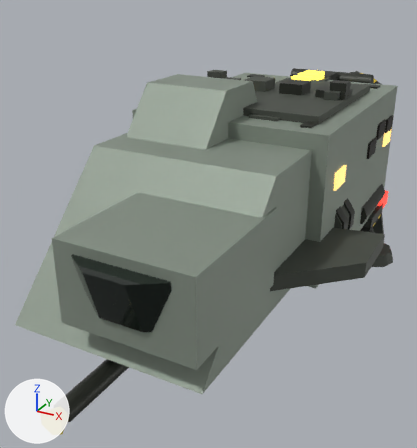
Two versions of the glTF model ref/glb/courier-s.glb, one commit apart.
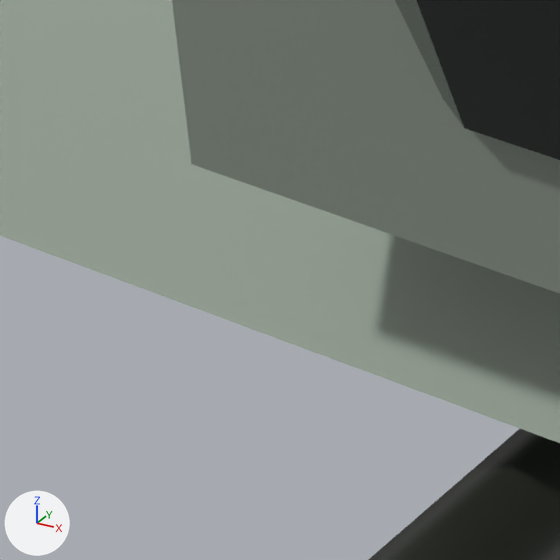
The first picture shows the older version from a camera (50 mm lens) standing at (1.02, -2.4, 1.42) and looking at (-0.18, -0.23, 0.33). The close-ups show the older and then the newer version on the part from 9% to 27% of the width and 67% to 84% of the height of that picture. Only the edits that show in the close-ups are written down. The lights are fixed; the arrows at lower left show +X, +Y and +Z. Where no turn or scale is listed for an object, it has been applied to the vertices.

Names of what the first close-up shows: 'cockpitGlass', 'hullForebody', 'hullNose', 'laserBarrel'.
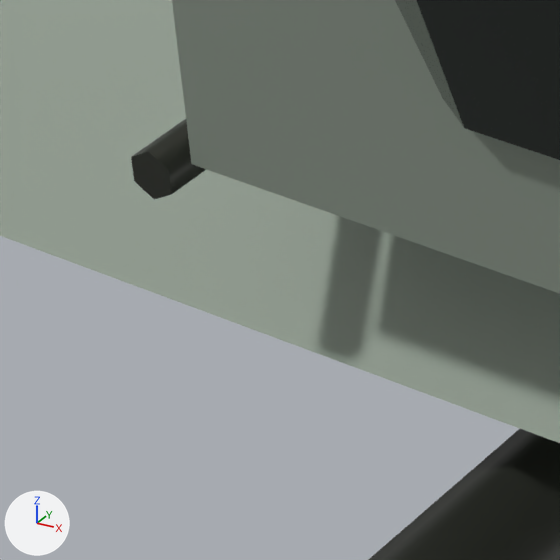
Location of each change, (x1, y1, x2, y2) in pixels of the close-ups (560 x 560 px):
'pitotBoom', added: after (131, 119, 206, 200)

Diff of the bpy script that builds the scene:
```diff
--- a/ref/glb/courier-s.glb.py
+++ b/ref/glb/courier-s.glb.py
@@ me_mesh_80_1 @@
+me_mesh_80_1.from_pydata([(0.0, -0.088, -0.012), (0.01, -0.088, -0.006), (0.01, -0.088, 0.006), (0.0, -0.088, 0.012), (-0.01, -0.088, 0.006), (-0.01, -0.088, -0.006), (0.0, -0.088, -0.012), (0.0, 0.088, -0.012), (0.01, 0.088, -0.006), (0.01, 0.088, 0.006), (0.0, 0.088, 0.012), (-0.01, 0.088, 0.006), (-0.01, 0.088, -0.006), (0.0, 0.088, -0.012), (0.0, -0.088, 0.0), (0.0, 0.088, 0.0)], [], [(0, 7, 1), (7, 8, 1), (1, 8, 2), (8, 9, 2), (2, 9, 3), (9, 10, 3), (3, 10, 4), (10, 11, 4), (4, 11, 5), (11, 12, 5), (5, 12, 6), (12, 13, 6), (0, 1, 14), (1, 2, 14), (2, 3, 14), (3, 4, 14), (4, 5, 14), (5, 6, 14), (8, 7, 15), (9, 8, 15), (10, 9, 15), (11, 10, 15), (12, 11, 15), (13, 12, 15)])
+me_mesh_80_1.materials.append(mat_enginehousing)  # dark grey #33362f
@@ ob_pitotboom @@
+ob_pitotboom = bpy.data.objects.new('pitotBoom', me_mesh_80_1)
+ob_pitotboom.location = (-0.117, -1.225, 0.4232)
```
